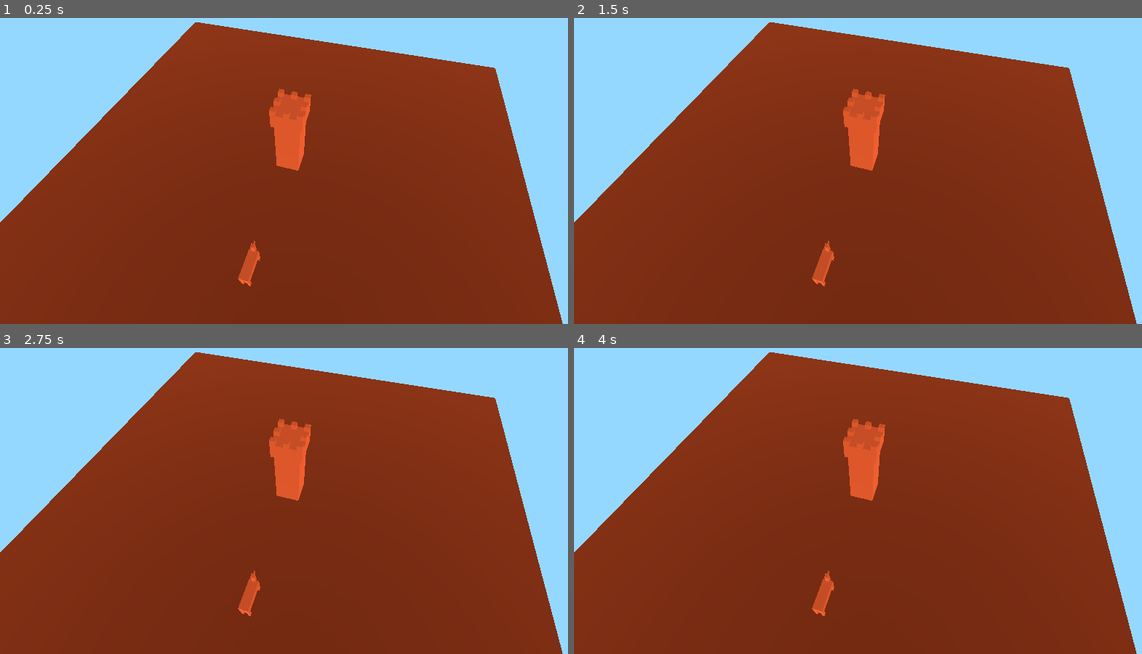
Above: before the commit, frames 1-4 (two rows, left to right).
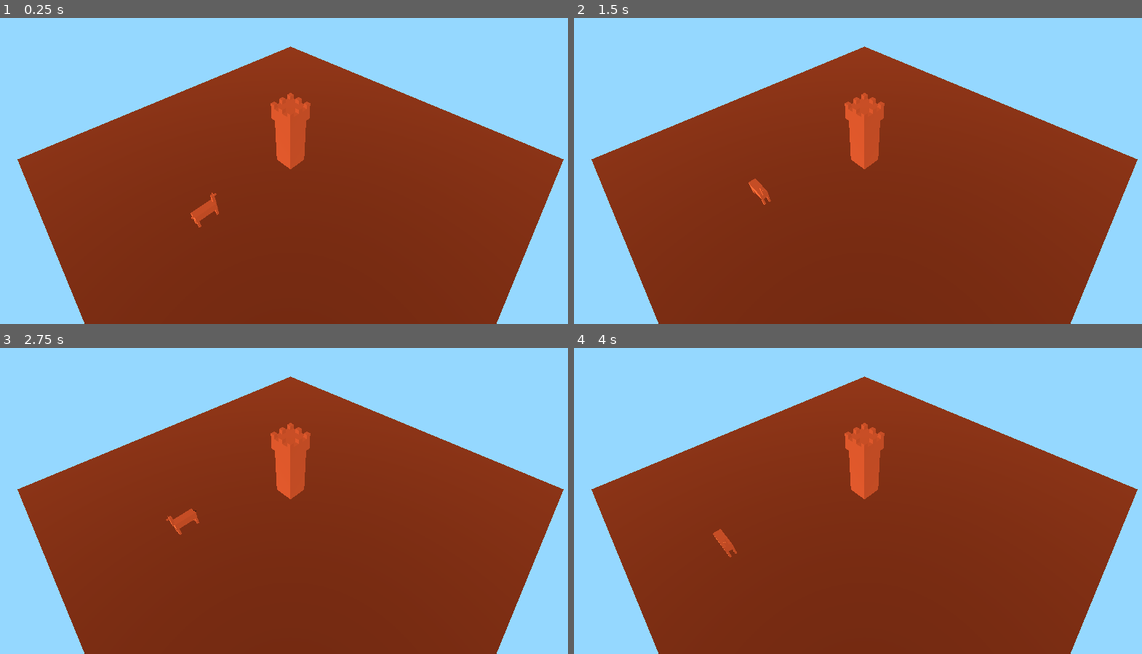
Above: after the commit, the same moments.

Repository: mjviljan/godot4-3d-camera-movement-template
Game: Godot game, scene res://World.tscn
The game is run twice, just before and just after one commit, with the same random seed, the same clock (stepped at 60 frames per second) and the same inputs.
Inputs:
- Up to frame 1 (0.25 s): no input
- Up to frame 2 (1.5 s): tap Enter at 0.5 s; hold L (ui_player_turn_right, bound only after the commit) 0.53-1.28 s; tap Space at 1.25 s; hold K (ui_player_move_backward, bound only after the commit) from 1.28 s (still down)
- Up to frame 3 (2.75 s): tap Enter at 2 s; release K (ui_player_move_backward, bound only after the commit) at 2.03 s; hold L (ui_player_turn_right, bound only after the commit) from 2.03 s (still down)
- Up to frame 4 (4 s): tap Space at 2.75 s; release L (ui_player_turn_right, bound only after the commit) at 2.78 s; hold I (ui_player_move_forward, bound only after the commit) 2.78-3.53 s; tap Enter at 3.5 s; hold J (ui_player_turn_left, bound only after the commit) from 3.53 s (still down)

The runs differ from the first frame. In frame 1, 18% of the frame differs, in the area x 0-100%, y 1-100%; in frame 2, 18%; in frame 3, 18%; in frame 4, 18%.

Commit message:
Add keyboard controls to player movement

Diff:
--- a/World.tscn
+++ b/World.tscn
@@ -1,6 +1,7 @@
-[gd_scene load_steps=7 format=3 uid="uid://bfbk11yyfp26g"]
+[gd_scene load_steps=8 format=3 uid="uid://bfbk11yyfp26g"]
 
 [ext_resource type="Script" path="res://camera.gd" id="1_y6do3"]
+[ext_resource type="Script" path="res://player.gd" id="2_qvh51"]
 
 [sub_resource type="Environment" id="Environment_heaam"]
 background_mode = 1
@@ -33,7 +34,7 @@
 material = SubResource("ORMMaterial3D_74uph")
 
 [node name="Camera" type="Camera3D" parent="." node_paths=PackedStringArray("target")]
-transform = Transform3D(1, 0, 0, 0, 1, 0, 0, 0, 1, 10, 50, 35)
+transform = Transform3D(1, 0, 0, 0, 1, 0, 0, 0, 1, 35, 50, 35)
 fov = 62.247
 script = ExtResource("1_y6do3")
 target = NodePath("../CameraTarget")
@@ -86,6 +87,7 @@
 
 [node name="Player" type="Node3D" parent="."]
 transform = Transform3D(1, 0, 0, 0, 1, 0, 0, 0, 1, 0, 0, 25)
+script = ExtResource("2_qvh51")
 
 [node name="Body" type="CSGBox3D" parent="Player"]
 transform = Transform3D(1, 0, 0, 0, 1, 0, 0, 0, 1, 0, 3.3, 0)
--- /dev/null
+++ b/player.gd
@@ -0,0 +1,16 @@
+extends Node3D
+
+const STEP_LENGTH: float = 8
+var direction = Vector3.FORWARD
+
+func _process(delta):
+	if Input.is_action_just_pressed("ui_player_move_forward"):
+		position += direction * STEP_LENGTH
+	if Input.is_action_just_pressed("ui_player_move_backward"):
+		position -= direction * STEP_LENGTH
+	if Input.is_action_just_pressed("ui_player_turn_right"):
+		direction = direction.rotated(Vector3.UP, -PI / 2)
+		look_at(position + direction)
+	if Input.is_action_just_pressed("ui_player_turn_left"):
+		direction = direction.rotated(Vector3.UP, PI / 2)
+		look_at(position + direction)
--- a/project.godot
+++ b/project.godot
@@ -48,3 +48,23 @@
 "events": [Object(InputEventKey,"resource_local_to_scene":false,"resource_name":"","device":-1,"window_id":0,"alt_press …(192 unchanged characters)…
 ]
 }
+ui_player_move_forward={
+"deadzone": 0.5,
+"events": [Object(InputEventKey,"resource_local_to_scene":false,"resource_name":"","device":-1,"window_id":0,"alt_pressed":false,"shift_pressed":false,"ctrl_pressed":false,"meta_pressed":false,"pressed":false,"keycode":0,"physical_keycode":73,"key_label":0,"unicode":105,"location":0,"echo":false,"script":null)
+]
+}
+ui_player_move_backward={
+"deadzone": 0.5,
+"events": [Object(InputEventKey,"resource_local_to_scene":false,"resource_name":"","device":-1,"window_id":0,"alt_pressed":false,"shift_pressed":false,"ctrl_pressed":false,"meta_pressed":false,"pressed":false,"keycode":0,"physical_keycode":75,"key_label":0,"unicode":107,"location":0,"echo":false,"script":null)
+]
+}
+ui_player_turn_left={
+"deadzone": 0.5,
+"events": [Object(InputEventKey,"resource_local_to_scene":false,"resource_name":"","device":-1,"window_id":0,"alt_pressed":false,"shift_pressed":false,"ctrl_pressed":false,"meta_pressed":false,"pressed":false,"keycode":0,"physical_keycode":74,"key_label":0,"unicode":106,"location":0,"echo":false,"script":null)
+]
+}
+ui_player_turn_right={
+"deadzone": 0.5,
+"events": [Object(InputEventKey,"resource_local_to_scene":false,"resource_name":"","device":-1,"window_id":0,"alt_pressed":false,"shift_pressed":false,"ctrl_pressed":false,"meta_pressed":false,"pressed":false,"keycode":0,"physical_keycode":76,"key_label":0,"unicode":108,"location":0,"echo":false,"script":null)
+]
+}
